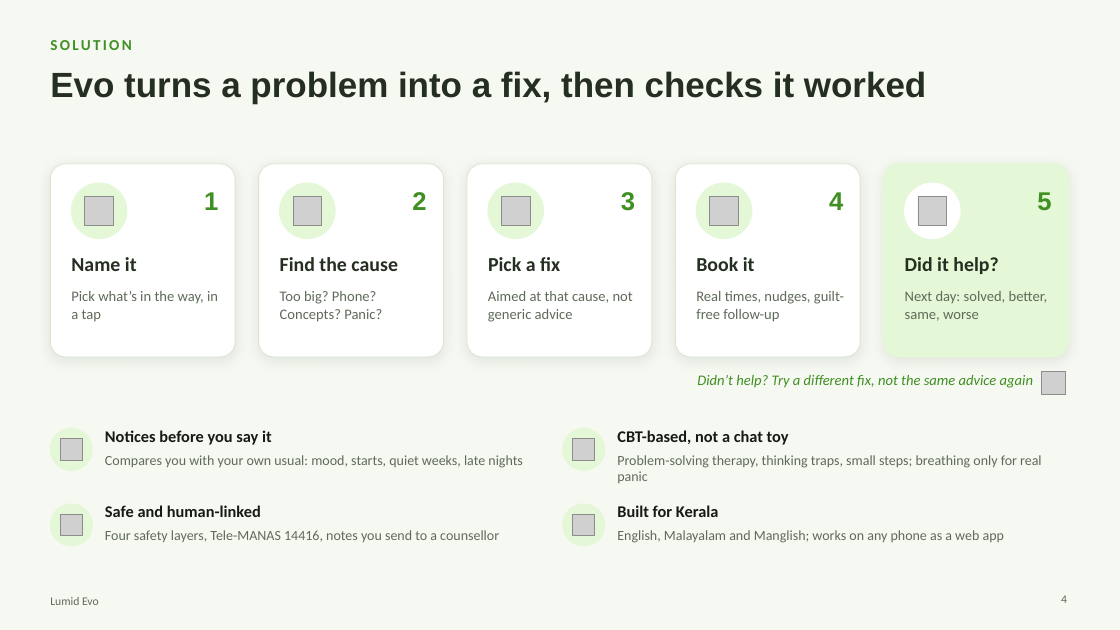
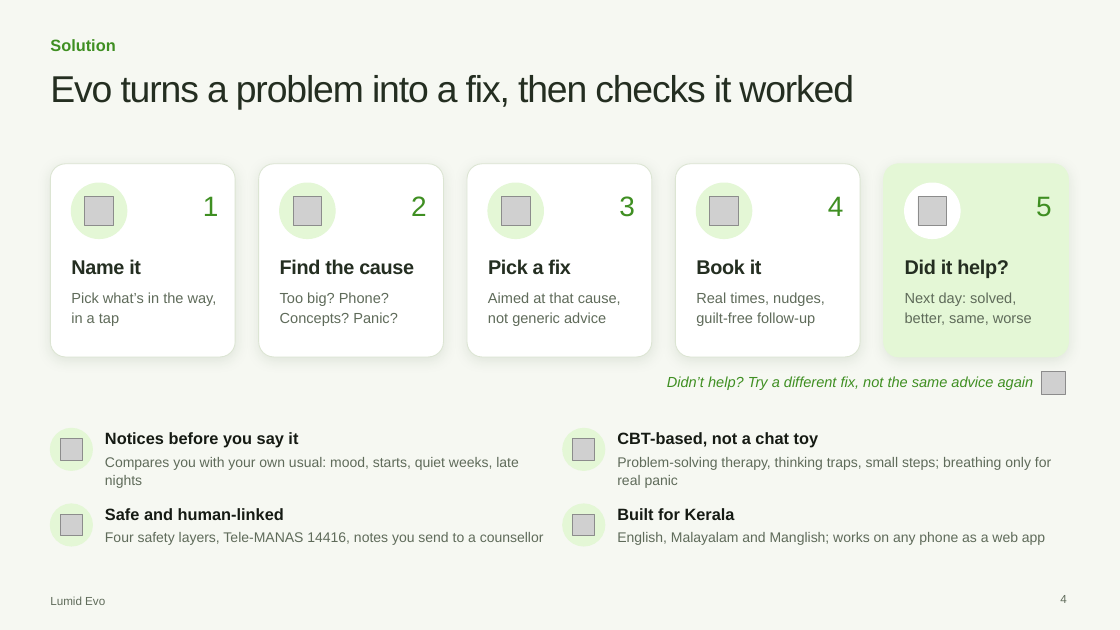
Before and after one commit to riyan-hx/Lumid-Evo-Ai, a slide deck: slide 4 of Lumid-Evo-Pitch.pptx. Drawn at 1120x630 pixels with LibreOffice and Linux fonts; fonts in the diff are those of the drawing; grey boxes stand for pictures; background and template pictures are left out. Boxes give left, top, right and bottom in pixels: in the first picture for what was removed or moved away, otherwise in the second. Text is boxed around its words. In the diff, an @@ line names an element or a change of style, - is before the commit and + after.

```diff
--- a/Lumid-Evo-Pitch.pptx
+++ b/Lumid-Evo-Pitch.pptx
@@ text at (x1=50, y1=39, x2=115, y2=51): text changed; size 13 to 14 pt; font Calibri to Arial @@
-SOLUTION
+Solution
@@ title "Evo turns a problem into ..." at (x1=50, y1=75, x2=854, y2=109): size 30 to 32 pt, letter spacing 0 to -1 pt, bold off; line spacing 1 to 1.06 @@
@@ size 22 to 24 pt, letter spacing 0 to -0.7 pt, bold off; line spacing 1 to 1.12 in 5 elements at (x1=203, y1=196, x2=219, y2=216), (x1=411, y1=196, x2=427, y2=216), (x1=619, y1=196, x2=635, y2=217), (x1=828, y1=196, x2=844, y2=216), (x1=1036, y1=196, x2=1052, y2=217) @@
@@ font Calibri to Arial, letter spacing 0 to -0.3 pt; line spacing 1 to 1.12 in 5 elements at (x1=71, y1=259, x2=141, y2=274), (x1=280, y1=259, x2=414, y2=275), (x1=488, y1=259, x2=570, y2=275), (x1=696, y1=259, x2=762, y2=275), (x1=905, y1=259, x2=1009, y2=278) @@
@@ font Calibri to Arial; line spacing 1 to 1.12 in 14 elements at (x1=71, y1=292, x2=217, y2=326), (x1=280, y1=292, x2=398, y2=326), (x1=488, y1=292, x2=621, y2=326), (x1=696, y1=292, x2=825, y2=326), (x1=905, y1=292, x2=1032, y2=325), (x1=667, y1=376, x2=1034, y2=390), (x1=105, y1=432, x2=298, y2=448), (x1=105, y1=457, x2=519, y2=488), (x1=617, y1=432, x2=819, y2=448), (x1=617, y1=457, x2=1051, y2=488), (x1=105, y1=508, x2=284, y2=520), (x1=105, y1=532, x2=544, y2=545), (x1=617, y1=508, x2=735, y2=520), (x1=617, y1=532, x2=1045, y2=545) @@
@@ text "Lumid Evo" at (x1=50, y1=596, x2=105, y2=605): font Calibri to Arial @@
```
Also in this commit, not shown: 9 other slides changed.
